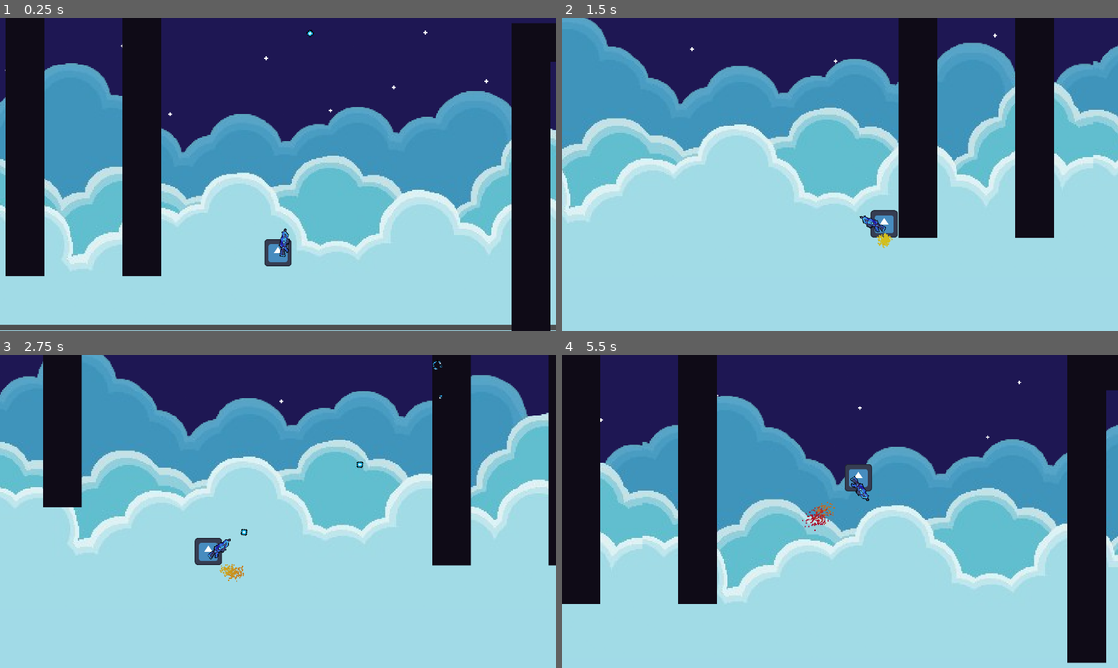
Above: before the commit, frames 1-4 (two rows, left to right).
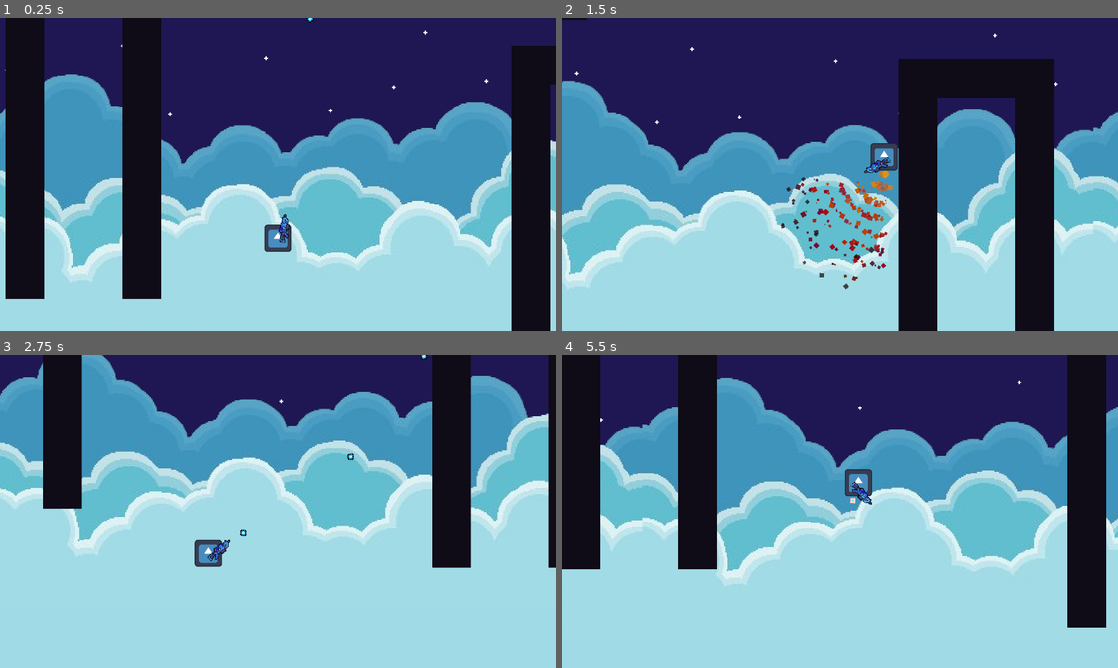
Above: after the commit, the same moments.

Repository: DroneBeta/2D-Platformer-Godot
Game: Godot game, scene res://scenes/Main.tscn
Same seed, same stepped clock (60 frames per second), same inputs: the game is played once before the commit and once after it. The engine's default icon, where the game draws it, is replaced by a stand-in: a white triangle on a blue panel in a dark square.
Inputs (mouse positions are in pixels of both pictures, inside the frame that each line leads up to):
- Up to frame 1 (0.25 s): no input
- Up to frame 2 (1.5 s): move the mouse to (962, 158) at 0.52 s; hold Space (action_1) 0.53-1.28 s; hold Right (ui_right) from 0.53 s (still down); move the mouse to (728, 190) at 1.27 s; tap Shift (action_2) at 1.35 s
- Up to frame 3 (2.75 s): move the mouse to (333, 442) at 2.02 s; release Right (ui_right) at 2.03 s; press the mouse at (333, 442) at 2.03 s; hold Left (ui_left) from 2.03 s (still down)
- Up to frame 4 (5.5 s): move the mouse to (812, 574) at 2.77 s; release Left (ui_left) at 2.78 s; release the mouse at (812, 574) at 2.78 s; hold Right (ui_right) 2.78-4.28 s; tap Space (action_1) at 2.85 s; move the mouse to (1006, 558) at 3.52 s; tap Shift (action_2) at 3.6 s; move the mouse to (673, 464) at 4.27 s; hold Left (ui_left) 4.28-5.03 s; click (673, 464) at 4.35 s; move the mouse to (867, 511) at 5.02 s; hold Right (ui_right) from 5.03 s (still down); hold Space (action_1) from 5.03 s (still down)

The runs differ from the first frame. In frame 1, 17% of the frame differs, in the area x 0-100%, y 0-100%; in frame 2, 53%; in frame 3, 1.9%; in frame 4, 22%.

Commit message:
Making it usable

Diff:
--- a/scenes/PlayerMovement.tscn
+++ b/scenes/PlayerMovement.tscn
@@ -7,9 +7,30 @@
 [sub_resource type="RectangleShape2D" id="RectangleShape2D_q7b6q"]
 size = Vector2(29, 29)
 
-[sub_resource type="Gradient" id="Gradient_6ienr"]
-offsets = PackedFloat32Array(0.17, 0.67, 0.866667)
-colors = PackedColorArray(0.827451, 0.74902, 0.109804, 1, 0.756272, 0.425323, 0.130094, 1, 0.662746, 0, 0.156753, 1)
+[sub_resource type="Gradient" id="Gradient_cjdo3"]
+offsets = PackedFloat32Array(0, 0.318182, 0.863636, 1)
+colors = PackedColorArray(1, 1, 1, 1, 0.889714, 0.71402, 0.184182, 1, 0.627451, 0, 0.101961, 1, 0, 0, 0, 0.666667)
+
+[sub_resource type="GradientTexture1D" id="GradientTexture1D_4pw5u"]
+gradient = SubResource("Gradient_cjdo3")
+
+[sub_resource type="ParticleProcessMaterial" id="ParticleProcessMaterial_7sudt"]
+lifetime_randomness = 0.2
+particle_flag_disable_z = true
+direction = Vector3(0, 10, 0)
+spread = 180.0
+initial_velocity_max = 10.0
+angular_velocity_min = -360.0
+angular_velocity_max = 360.0
+orbit_velocity_min = -0.4
+orbit_velocity_max = 0.4
+gravity = Vector3(0, 120, 0)
+attractor_interaction_enabled = false
+scale_min = 0.5
+scale_max = 4.0
+color_ramp = SubResource("GradientTexture1D_4pw5u")
+hue_variation_min = -0.1
+hue_variation_max = 0.1
 
 [node name="Player" type="CharacterBody2D"]
 script = ExtResource("1_q7b6q")
@@ -36,18 +57,12 @@
 
 [node name="Weapons" parent="." instance=ExtResource("3_6ienr")]
 
-[node name="JetPackFire" type="CPUParticles2D" parent="."]
-position = Vector2(0, 12)
+[node name="JetPackFire2" type="GPUParticles2D" parent="."]
+position = Vector2(0, 13)
 emitting = false
-amount = 200
-lifetime = 0.15
-explosiveness = 0.7
-emission_shape = 1
-emission_sphere_radius = 5.0
-direction = Vector2(0, 1)
-spread = 60.0
-gravity = Vector2(0, 500)
-initial_velocity_min = 20.0
-initial_velocity_max = 80.0
-angular_velocity_min = -5.0
-color_ramp = SubResource("Gradient_6ienr")
+amount = 500
+lifetime = 0.5
+randomness = 1.0
+visibility_rect = Rect2(-50, -50, 100, 100)
+draw_order = 0
+process_material = SubResource("ParticleProcessMaterial_7sudt")
--- a/scripts/player_movement.gd
+++ b/scripts/player_movement.gd
@@ -1,6 +1,6 @@
 extends CharacterBody2D
 
-@onready var jet_pack_fire: CPUParticles2D = $JetPackFire
+@onready var jet_pack_fire: GPUParticles2D = $JetPackFire2
 
 
 # Player's WASD
@@ -13,10 +13,10 @@
 
 # Gravity
 const GRAVITY := 1800.0
-const FAST_GRAVITY := 2300.0
+const AIR_TIME_GRAVITY := 70.0
+const FAST_GRAVITY := 2100.0
 const FAST_FALLING := 4000.0
 const WALL_GRAVITY := 22.0
-const JET_PACK_ACCELERATION := 500
 
 # Properties of movement
 const JUMP_VELOCITY := -600
@@ -24,13 +24,15 @@
 const WALL_JUMP_PUSHBACK := 400
 const DASH_VELOCITY := 800
 const DASH_PUSH_DOWN := 200
+const JET_PACK_ACCELERATION := 40
+
 
 # Time value
 const INPUT_BUFFER_WAIT := 0.1
 const COYOTE_JUMP_TIMER_WAIT := 0.1
 const DASH_COOLDOWN_WAIT := 0.5
-const JET_PACK_TIME := 0.3
-var JET_PACK_FUEL := 20
+const JET_PACK_TIME := 0.4
+var JET_PACK_FUEL := 50
 
 # Timers
 var input_buffer : Timer
@@ -60,6 +62,11 @@
 	add_child(dash_cooldown)
 	dash_cooldown.timeout.connect(dash_timeout)
 
+	jet_pack_timer = Timer.new()
+	jet_pack_timer.wait_time = JET_PACK_TIME
+	jet_pack_timer.one_shot = true
+	add_child(jet_pack_timer)
+	jet_pack_timer.timeout.connect(jet_pack_timeout)
 
 func _physics_process(delta):
 	var horizontal_input = Input.get_axis("ui_left", "ui_right")
@@ -68,28 +75,33 @@
 	var dash_attempted = Input.is_action_just_pressed("action_2")
 
 	# Manages jump
+	if jet_pack_available and JET_PACK_FUEL > 0:
+		if jump_hold and velocity.y > 0:
+			velocity.y = -JET_PACK_ACCELERATION * 3
+			JET_PACK_FUEL -= 10
+			jet_pack_fire.emitting = true
+		elif jump_hold:
+			jet_pack_fire.emitting = true
+			velocity.y -= JET_PACK_ACCELERATION
+			JET_PACK_FUEL -= 1
+		else:
+			jet_pack_fire.emitting = false
 	if jump_attempted or input_buffer.time_left > 0:
 		if is_on_wall() and horizontal_input != 0:
 			velocity.y = WALL_JUMP_VELOCITY
 			velocity.x = WALL_JUMP_PUSHBACK * -sign(horizontal_input)
 			# Wall jumping reset abilities
 			dash_cooldown_available = true
-			JET_PACK_FUEL = 20
+			JET_PACK_FUEL = 40
+			jet_pack_available = false
+			jet_pack_timer.start()
 		elif coyote_jump_timer_available and velocity.y >= 0:
 			velocity.y = JUMP_VELOCITY
 			coyote_jump_timer_available = false
+			jet_pack_timer.start()
 		elif jump_attempted:
 			input_buffer.start()
-	elif jump_hold and JET_PACK_FUEL > 0:
-		jet_pack_fire.emitting = true
-		if velocity.y <= -100:
-			velocity.y -= JET_PACK_ACCELERATION * delta
-			JET_PACK_FUEL -= 1
-			print(JET_PACK_FUEL)
-		else:
-			velocity.y -= JET_PACK_ACCELERATION * delta
-			JET_PACK_FUEL -= 10
-			print(JET_PACK_FUEL)
+
 
 	# Jump Height changing based on how long you press
 	if Input.is_action_just_released("action_1") and velocity.y < 0:
@@ -105,7 +117,9 @@
 	# Manages y axis + reset jumping
 	if is_on_floor():
 		coyote_jump_timer_available = true
-		JET_PACK_FUEL = 20
+		JET_PACK_FUEL = 40
+		jet_pack_available = false
+		jet_pack_fire.emitting = false
 	else:
 		if coyote_jump_timer_available:
 			if coyote_jump_timer.is_stopped():
@@ -114,6 +128,8 @@
 			velocity.y += FAST_FALLING * delta
 		elif is_on_wall_only() and velocity.y > 0 and horizontal_input != 0:
 			velocity.y = move_toward(velocity.y, WALL_GRAVITY, (WALL_FRICTION * delta) * WALL_GLIDE)
+		elif velocity.y > -3 and velocity.y < 3:
+			velocity.y += AIR_TIME_GRAVITY * delta
 		elif velocity.y < 0:
 			velocity.y += GRAVITY * delta
 		else:
@@ -137,3 +153,6 @@
 
 func dash_timeout():
 	dash_cooldown_available = true
+
+func jet_pack_timeout():
+	jet_pack_available = true
Binary file added: assets/2d_lights_and_shadows_neutral_point_light.webp
Not shown, added: assets/2d_lights_and_shadows_neutral_point_light.webp.import
Not shown: 1 places in scenes/PlayerMovement.tscn that only renumber resources
